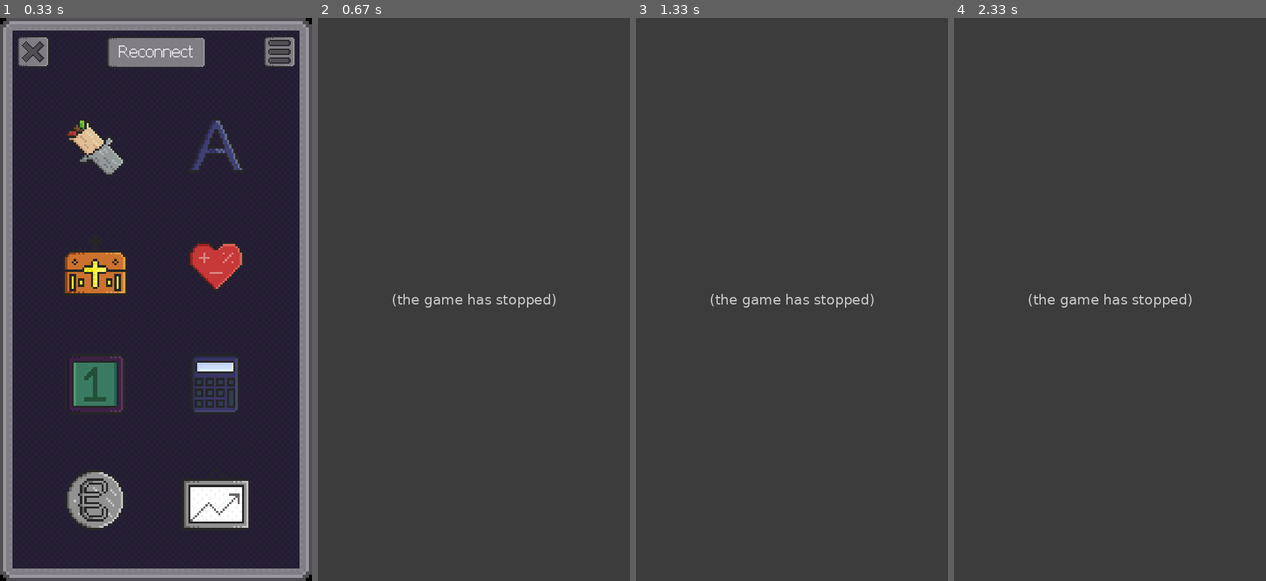
Above: before the commit, frames 1-4 (left to right).
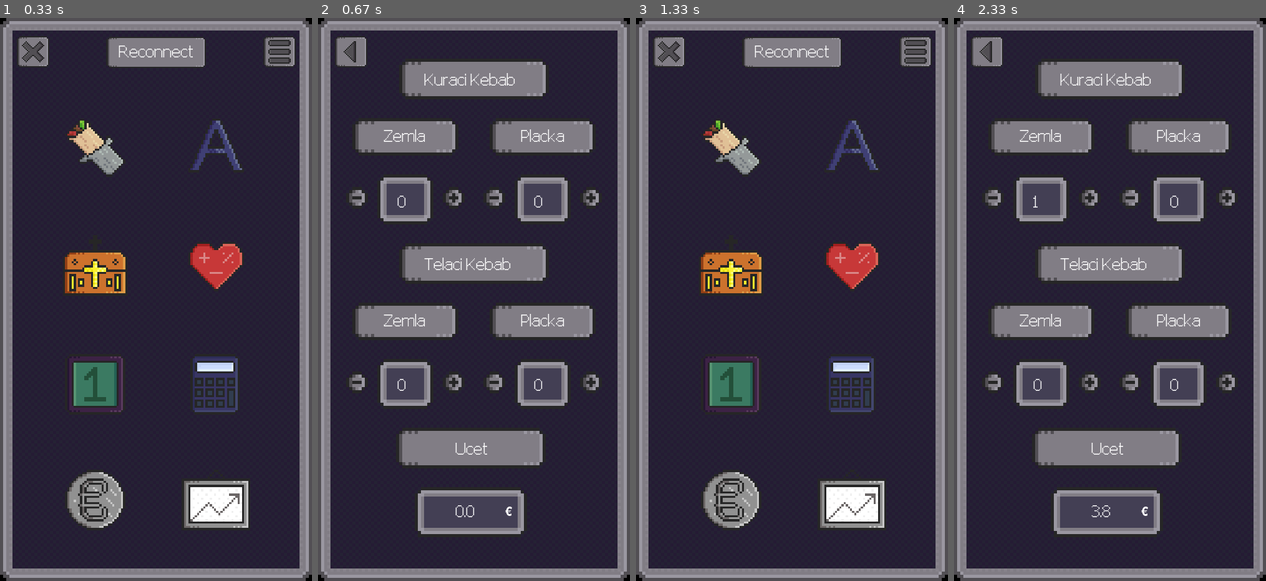
Above: after the commit, the same moments.

Repository: MichalRybecky/JAKP
Game: pygame game, started from main.py
Same seed, same stepped clock (60 frames per second), same inputs: the game is played once before the commit and once after it.
Inputs (mouse positions are in pixels of both pictures, inside the frame that each line leads up to):
- Up to frame 1 (0.33 s): no input
- Up to frame 2 (0.67 s): click (411, 147) at 0.38 s
- Up to frame 3 (1.33 s): click (770, 198) at 0.72 s; press the mouse at (667, 51) at 1.03 s; move the mouse to (673, 276) at 1.13 s; release the mouse at (682, 507) at 1.27 s
- Up to frame 4 (2.33 s): press the mouse at (1169, 265) at 1.37 s; move the mouse to (1085, 276) at 1.47 s; release the mouse at (997, 282) at 1.6 s; press the mouse at (985, 51) at 1.7 s; move the mouse to (1022, 79) at 1.8 s; release the mouse at (1060, 113) at 1.93 s; press the mouse at (1088, 198) at 2.03 s; move the mouse to (1085, 293) at 2.13 s; release the mouse at (1078, 389) at 2.27 s

Frame 1 is identical in both runs. In frame 2, 86% of the frame differs, in the area x 0-100%, y 0-100%; in frame 3, 92%; in frame 4, 86%.
Error before the commit: NameError: name 'BG_D' is not defined (kebab.py line 50); the game stopped at 0.4 s (later frames are placeholders)

Commit message:
vobec nefungovalo bo si pridal zmenu bg tak som to trocha pomenil a uz to ide

Diff:
--- a/apps/kebab.py
+++ b/apps/kebab.py
@@ -11,7 +11,7 @@
 
 
 # vypisanie uctu
-def vypisanie_uctu(kz, kp, tz, tp):
+def vypisanie_uctu(kz, kp, tz, tp, FONT_COLOR):
     penaze = kz * 3.8 + kp * 4.1 + tz * 4.1 + tp * 4.5
     round_penaze = round(penaze, 2)
     penaze_na_obrazovke = kebab.render("" + str(round_penaze), True, FONT_COLOR)
@@ -43,11 +43,12 @@
     while run:
         pos_x, pos_y = pygame.mouse.get_pos()
         user_settings = return_user_settings()
+
         if user_settings["theme"] == "light":
-            BG = BG_L
+            BG_kebab = BG_kebab_L
             FONT_COLOR = FONT_COLOR_L
         else:
-            BG = BG_D
+            BG_kebab = BG_kebab_D
             FONT_COLOR = FONT_COLOR_D
 
         WIN.blit(BG_kebab, (0, 0))
@@ -152,7 +153,7 @@
             elif B_BACK.collidepoint(pos_x, pos_y):
                 run = False
 
-        vypisanie_uctu(kz, kp, tz, tp)
+        vypisanie_uctu(kz, kp, tz, tp, FONT_COLOR)
 
         if cooldown != 0:
             cooldown -= 1
